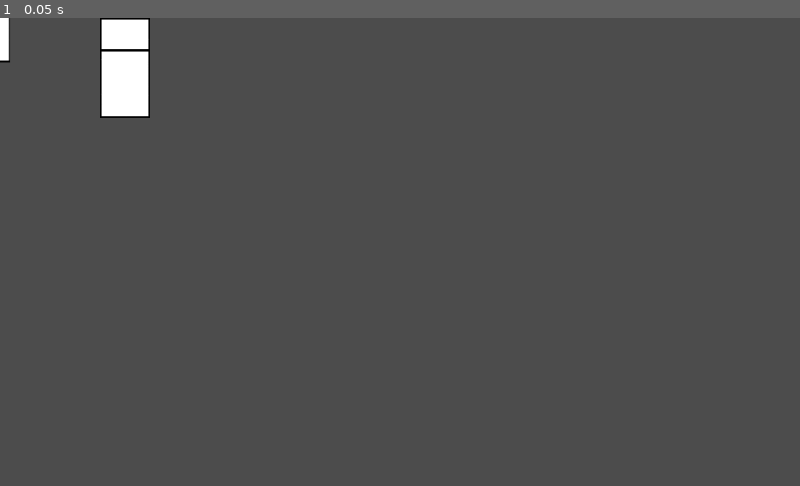
Above: before the commit, frame 1.
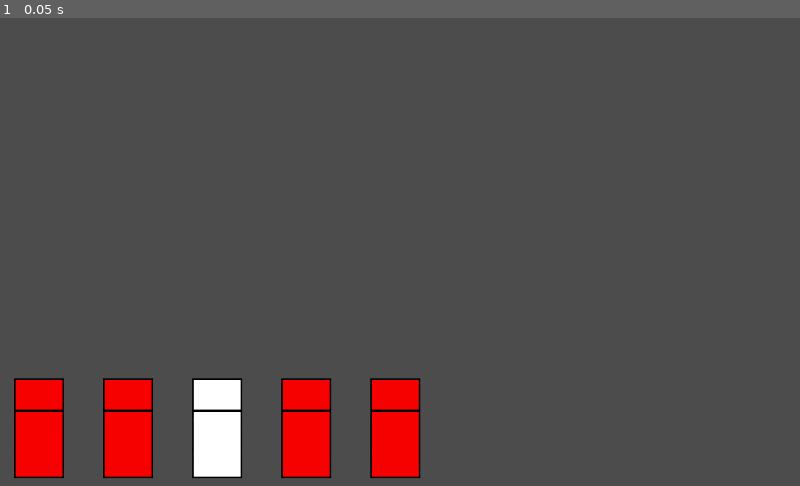
Above: after the commit, the same moment.

Repository: Jugendhackt/SaveYourCity
Game: Godot game, scene res://scenes/World.tscn
The game is run twice, just before and just after one commit, with the same random seed, the same clock (stepped at 60 frames per second) and the same inputs.
Inputs:
- Up to frame 1 (0.05 s): no input

The runs differ from the first frame. In frame 1, 8.1% of the frame differs, in the area x 0-53%, y 0-99%.

Commit message:
Added CardStack and HandCards

Diff:
--- /dev/null
+++ b/cards/Card.tscn
@@ -0,0 +1,13 @@
+[gd_scene load_steps=3 format=2]
+
+[ext_resource path="res://sprites/TestCard.png" type="Texture" id=1]
+[ext_resource path="res://scripts/Card.gd" type="Script" id=2]
+
+[node name="Card" type="Sprite"]
+texture = ExtResource( 1 )
+script = ExtResource( 2 )
+
+[node name="Image" type="Sprite" parent="."]
+
+[node name="Text" type="Sprite" parent="."]
+position = Vector2( 32, 0 )
--- /dev/null
+++ b/cards/Card2.tscn
@@ -0,0 +1,6 @@
+[gd_scene load_steps=2 format=2]
+
+[ext_resource path="res://cards/Card.tscn" type="PackedScene" id=1]
+
+[node name="Card" instance=ExtResource( 1 )]
+modulate = Color( 0.968627, 0, 0, 1 )
--- a/scenes/Card.tscn
+++ /dev/null
@@ -1,9 +0,0 @@
-[gd_scene load_steps=2 format=2]
-
-[ext_resource path="res://sprites/TestCard.png" type="Texture" id=1]
-
-[node name="Card" type="Sprite"]
-position = Vector2( -18.5267, -7.45588 )
-texture = ExtResource( 1 )
-
-[node name="Tween" type="Tween" parent="."]
--- /dev/null
+++ b/scenes/CardStack.tscn
@@ -0,0 +1,3 @@
+[gd_scene format=2]
+
+[node name="CardStack" type="Sprite"]
--- /dev/null
+++ b/scenes/Slot.tscn
@@ -0,0 +1,3 @@
+[gd_scene format=2]
+
+[node name="Slot" type="Sprite"]
--- a/scenes/TestCard.gd
+++ /dev/null
@@ -1,7 +0,0 @@
-extends Sprite
-
-onready var moveTween = $Tween
-export var test = 10
-
-func move(target):
-	moveTween.interpolate_property(self, "position", position, target, .3, Tween.TRANS_CUBIC, Tween.EASE_OUT)
--- a/scenes/World.tscn
+++ b/scenes/World.tscn
@@ -1,14 +1,28 @@
-[gd_scene load_steps=3 format=2]
+[gd_scene load_steps=7 format=2]
 
 [ext_resource path="res://scripts/GlobalVars.gd" type="Script" id=1]
-[ext_resource path="res://scenes/Card.tscn" type="PackedScene" id=2]
+[ext_resource path="res://scenes/CardStack.tscn" type="PackedScene" id=2]
+[ext_resource path="res://scripts/CardStack.gd" type="Script" id=3]
+[ext_resource path="res://scripts/HandCards.gd" type="Script" id=4]
+[ext_resource path="res://cards/Card.tscn" type="PackedScene" id=5]
+[ext_resource path="res://scenes/Slot.tscn" type="PackedScene" id=6]
 
 [node name="World" type="Node2D"]
 
 [node name="GlobalVars" type="Node2D" parent="."]
 script = ExtResource( 1 )
 
-[node name="Card" parent="." instance=ExtResource( 2 )]
+[node name="CardStack" parent="." instance=ExtResource( 2 )]
+script = ExtResource( 3 )
 
-[node name="Card2" parent="." instance=ExtResource( 2 )]
-position = Vector2( 160, 64 )
+[node name="HandCards" type="Node2D" parent="."]
+script = ExtResource( 4 )
+padding = Vector2( 50, 10 )
+
+[node name="Card" parent="HandCards" instance=ExtResource( 5 )]
+visible = false
+
+[node name="Slots" type="Node2D" parent="."]
+
+[node name="Slot" parent="Slots" instance=ExtResource( 6 )]
+visible = false
--- /dev/null
+++ b/scripts/Card.gd
@@ -0,0 +1,7 @@
+extends Sprite
+
+onready var moveTween = $Tween
+onready var sprite = $Sprite
+
+func move(target):
+	moveTween.interpolate_property(self, "position", position, target, .3, Tween.TRANS_CUBIC, Tween.EASE_OUT)
--- /dev/null
+++ b/scripts/CardStack.gd
@@ -0,0 +1,24 @@
+extends Sprite
+
+var cards = []
+
+export var deckSize = 60
+
+onready var possibleCards = [
+"res://cards/card.tscn",
+"res://cards/card2.tscn"
+]
+
+func _ready():
+	for i in range(deckSize):
+		cards.append(possibleCards[rand_range(0, possibleCards.size())])
+
+func drawCard():
+	var r = rand_range(0, cards.size())
+	var ret = createCard(cards[r])
+	cards.remove(r)
+	return ret
+
+func createCard(path):
+	var card = load(path).instance()
+	return card
--- /dev/null
+++ b/scripts/HandCards.gd
@@ -0,0 +1,16 @@
+extends Node2D
+
+var cards = []
+
+export var maxHandSize = 5
+export var padding = Vector2(5, 10)
+
+onready var slots = get_parent().get_node("Slots")
+
+func _ready():
+	while(cards.size() < maxHandSize):
+		cards.append(get_parent().get_node("CardStack").drawCard())
+	print(cards)
+	for i in range(0, cards.size()):
+		cards[i].position = Vector2(padding.x + (cards[i].get_texture().get_size().x + padding.x) * i, get_viewport().get_texture().get_size().y - cards[i].get_texture().get_size().y / 2 - padding.y)
+		add_child(cards[i])
